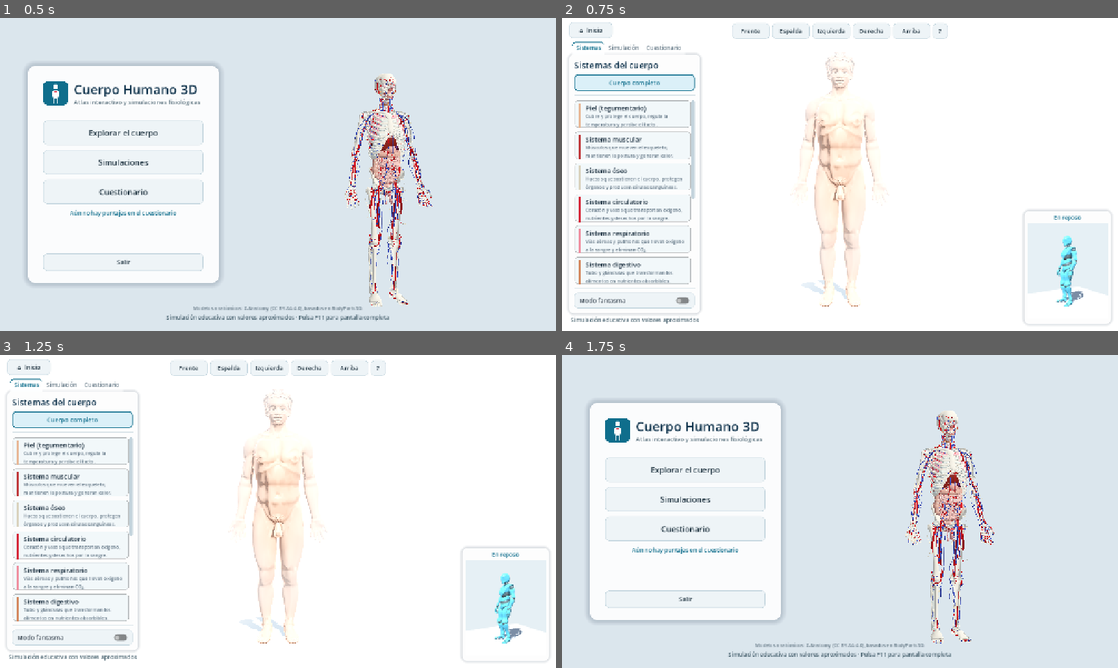
Above: before the commit, frames 1-4 (two rows, left to right).
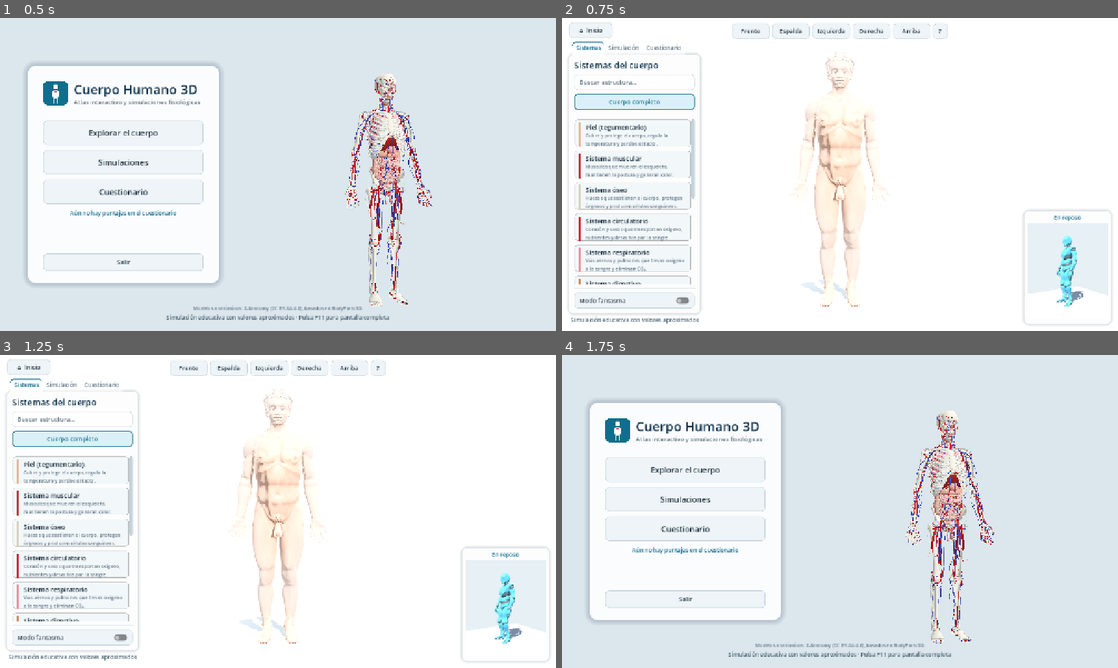
Above: after the commit, the same moments.

Repository: DayronAR/cuerpo-humano-3d
Game: Godot game, scene res://scenes/inicio.tscn
Two runs of this game, one before a commit and one after it. Both use one fixed random seed, a clock stepped at 60 frames per second and the inputs below.
Inputs:
- Up to frame 1 (0.5 s): no input
- Up to frame 2 (0.75 s): click "Explorar el cuerpo" at 0.5 s
- Up to frame 3 (1.25 s): no input
- Up to frame 4 (1.75 s): click "⌂ Inicio" at 1.25 s

Frame 1 is identical in both runs. In frame 2, 6.4% of the frame differs, in the area x 2-24%, y 18-86%; in frame 3, 6.4%; in frame 4, nothing differs.

Commit message:
Buscador de estructuras: llegar a cualquier parte, aunque esté escondida
- Campo 'Buscar estructura…' en la barra lateral: busca entre órganos y las 1140 partes,
  sin importar mayúsculas ni tildes (rinon -> Riñones), en español o inglés
- Al elegir un resultado se muestra su sistema, se selecciona, se aísla y se acerca la cámara
  (resuelve ver martillo, yunque y estribo, que están dentro del hueso temporal)
- data/partes_fichas.json: fichas propias para partes; incluye los tres huesecillos del oído
- Tema: estilos para el campo de texto y la lista de resultados

Co-Authored-By: Claude Opus 5.5 <noreply@anthropic.com>

Diff:
--- /dev/null
+++ b/data/partes_fichas.json
@@ -0,0 +1,26 @@
+{
+  "_comentario": "Fichas propias de algunas partes (opcional). La clave es el id de la parte o su comienzo (vale para ambos lados). Si una parte no está aquí, se muestra la ficha de su órgano.",
+  "partes": {
+    "Craneo__Malleus": {
+      "funcion": "Primer huesecillo del oído medio: está unido al tímpano y recibe sus vibraciones para pasarlas al yunque.",
+      "datos_curiosos": [
+        "Mide unos 8 mm.",
+        "Junto con el yunque y el estribo forma la cadena de huesecillos, que amplifica el sonido unas 20 veces."
+      ]
+    },
+    "Craneo__Incus": {
+      "funcion": "Segundo huesecillo del oído medio: conecta el martillo con el estribo y transmite las vibraciones del sonido.",
+      "datos_curiosos": [
+        "Su nombre en latín (incus) significa yunque, por su forma.",
+        "Los huesecillos son los únicos huesos que alcanzan su tamaño adulto antes de nacer."
+      ]
+    },
+    "Craneo__Stapes": {
+      "funcion": "Tercer huesecillo y el hueso más pequeño del cuerpo: empuja la ventana oval del oído interno y transmite el sonido a la cóclea.",
+      "datos_curiosos": [
+        "Mide unos 3 mm y pesa alrededor de 3 miligramos.",
+        "Su músculo, el estapedio, protege el oído reduciendo su movimiento ante ruidos fuertes."
+      ]
+    }
+  }
+}
--- a/scenes/ui/barra_sistemas.tscn
+++ b/scenes/ui/barra_sistemas.tscn
@@ -36,6 +36,22 @@
 theme_override_font_sizes/font_size = 20
 text = "Sistemas del cuerpo"
 
+[node name="Buscador" type="LineEdit" parent="Contenido"]
+unique_name_in_owner = true
+custom_minimum_size = Vector2(0, 34)
+layout_mode = 2
+tooltip_text = "Busca cualquier estructura (por ejemplo: estribo, fémur, riñón, giro precentral)"
+placeholder_text = "Buscar estructura…"
+clear_button_enabled = true
+
+[node name="Resultados" type="ItemList" parent="Contenido"]
+unique_name_in_owner = true
+visible = false
+custom_minimum_size = Vector2(0, 190)
+layout_mode = 2
+focus_mode = 0
+theme_override_font_sizes/font_size = 13
+
 [node name="BotonCompleto" type="Button" parent="Contenido"]
 unique_name_in_owner = true
 custom_minimum_size = Vector2(0, 38)
--- a/scripts/body_viewer.gd
+++ b/scripts/body_viewer.gd
@@ -99,6 +99,26 @@
 	_parte_actual = null
 	_actualizar_overlay(anterior)
 	seleccion_limpiada.emit()
+
+
+## Lleva a una estructura aunque esté escondida (p. ej. el estribo, dentro del temporal):
+## muestra su sistema, la selecciona, la aísla y acerca la cámara.
+func ir_a_estructura(id_organo: String, id_parte := "") -> void:
+	var organo: Node3D = _organos.get(id_organo)
+	if organo == null:
+		return
+	if not _aislado.is_empty():
+		aislar(false)
+	var sistema: String = organo.get_meta("sistema")
+	if sistema == CAPA_CERRADA:
+		mostrar_cuerpo_completo()
+	else:
+		mostrar_sistema(sistema)
+	var parte: Node3D = null
+	if not id_parte.is_empty():
+		parte = organo.find_child(id_parte, true, false)
+	seleccionar_organo(id_organo, true, parte)
+	aislar(true)
 
 
 ## Muestra SOLO la parte (u órgano) seleccionada y la encuadra; activo = false vuelve a mostrar todo.
--- a/scripts/datos.gd
+++ b/scripts/datos.gd
@@ -9,6 +9,7 @@
 const RUTA_VISUALES := "res://data/visuales.json"
 const RUTA_CUESTIONARIO := "res://data/cuestionario.json"
 const RUTA_PARTES := "res://data/partes.json"
+const RUTA_PARTES_FICHAS := "res://data/partes_fichas.json"
 
 var sistemas: Array = []          ## Lista ordenada de sistemas (cada uno es un Dictionary)
 var orden_capas: Array = []       ## ids de sistema de afuera hacia adentro
@@ -19,6 +20,7 @@
 var visuales: Dictionary = {}     ## Órganos, trayectorias y personaje de las visualizaciones
 var cuestionario: Dictionary = {} ## Preguntas y reglas del modo cuestionario
 var partes: Dictionary = {}       ## id de nodo de la parte -> {nombre, nombre_en, organo} (generado)
+var partes_fichas: Dictionary = {} ## prefijo de id de parte -> {funcion, datos_curiosos} (opcional)
 
 var _sistemas_por_id: Dictionary = {}
 
@@ -35,6 +37,8 @@
 	cuestionario = _cargar_json(RUTA_CUESTIONARIO)
 	if FileAccess.file_exists(RUTA_PARTES):
 		partes = _cargar_json(RUTA_PARTES).get("partes", {})
+	if FileAccess.file_exists(RUTA_PARTES_FICHAS):
+		partes_fichas = _cargar_json(RUTA_PARTES_FICHAS).get("partes", {})
 	for s in sistemas:
 		_sistemas_por_id[s.get("id", "")] = s
 
@@ -59,6 +63,16 @@
 ## Nombre en español de una parte (p. ej. "Estribo (lado derecho)"); "" si no tiene ficha de parte.
 func nombre_parte(id_parte: String) -> String:
 	return partes.get(id_parte, {}).get("nombre", "")
+
+
+## Ficha propia de una parte (por id exacto o por su comienzo), o {} si no tiene.
+func ficha_parte(id_parte: String) -> Dictionary:
+	if id_parte.is_empty():
+		return {}
+	for prefijo in partes_fichas:
+		if id_parte.begins_with(prefijo):
+			return partes_fichas[prefijo]
+	return {}
 
 
 func sistema(id: String) -> Dictionary:
--- a/scripts/main.gd
+++ b/scripts/main.gd
@@ -66,6 +66,8 @@
 	_visor.aislamiento_cambiado.connect(_panel_ficha.mostrar_aislado)
 
 	_barra_sistemas.configurar(Datos.sistemas)
+	_barra_sistemas.configurar_buscador(Datos.organos, Datos.partes, _visor.ids_organos() + _visor.ids_partes())
+	_barra_sistemas.estructura_elegida.connect(_visor.ir_a_estructura)
 	_barra_sistemas.sistema_solicitado.connect(_on_sistema_solicitado)
 	_barra_sistemas.modo_fantasma_cambiado.connect(_visor.establecer_modo_fantasma)
 	_visor.sistema_mostrado.connect(_barra_sistemas.marcar)
@@ -88,7 +90,7 @@
 		_cuestionario.responder(id_organo, id_parte)
 		return
 	_panel_ficha.mostrar(Datos.ficha_organo(id_organo), Datos.nombre_sistema(id_sistema),
-			Datos.color_sistema(id_sistema), Datos.nombre_parte(id_parte))
+			Datos.color_sistema(id_sistema), Datos.nombre_parte(id_parte), Datos.ficha_parte(id_parte))
 
 
 func _on_sistema_solicitado(id_sistema: String) -> void:
--- a/scripts/ui/barra_sistemas.gd
+++ b/scripts/ui/barra_sistemas.gd
@@ -5,12 +5,19 @@
 
 signal sistema_solicitado(id_sistema: String)   ## "" = cuerpo completo
 signal modo_fantasma_cambiado(activo: bool)
+signal estructura_elegida(id_organo: String, id_parte: String)   ## Desde el buscador ("" = órgano completo)
+
+const MAX_RESULTADOS := 40
 
 const ALTO_ELEMENTO := 66
 
 @onready var _lista: VBoxContainer = %Lista
 @onready var _boton_completo: Button = %BotonCompleto
 @onready var _fantasma: CheckButton = %Fantasma
+@onready var _buscador: LineEdit = %Buscador
+@onready var _resultados: ItemList = %Resultados
+
+var _indice_busqueda: Array = []   ## [texto normalizado, nombre visible, id_organo, id_parte]
 
 const COLOR_TEXTO := Color(0.12, 0.2, 0.26)
 const COLOR_TEXTO_SUAVE := Color(0.38, 0.46, 0.52)
@@ -28,6 +35,9 @@
 	_boton_completo.pressed.connect(sistema_solicitado.emit.bind(""))
 	_botones[""] = _boton_completo
 	_fantasma.toggled.connect(modo_fantasma_cambiado.emit)
+	_buscador.text_changed.connect(_buscar)
+	_buscador.text_submitted.connect(func(_t): _elegir(0))
+	_resultados.item_clicked.connect(func(i, _pos, _boton): _elegir(i))
 
 
 func configurar(sistemas: Array) -> void:
@@ -110,3 +120,66 @@
 		boton.add_theme_stylebox_override(estado, caja)
 	for estado in ["font_color", "font_hover_color", "font_pressed_color", "font_hover_pressed_color"]:
 		boton.add_theme_color_override(estado, COLOR_ACENTO if "pressed" in estado else COLOR_TEXTO)
+
+
+# --- Buscador ---------------------------------------------------------------------------
+
+## organos: id -> ficha (organos.json) · partes: id -> {nombre, organo} (partes.json) ·
+## existentes: ids de órganos y partes que tiene el modelo cargado (se ignoran los demás).
+func configurar_buscador(organos: Dictionary, partes: Dictionary, existentes: Array) -> void:
+	_indice_busqueda.clear()
+	var hay := {}
+	for id in existentes:
+		hay[id] = true
+	for id in organos:
+		if hay.has(id):
+			var nombre: String = organos[id].get("nombre", id)
+			_indice_busqueda.append([_normalizar(nombre), nombre, id, ""])
+	for id in partes:
+		if hay.has(id):
+			var p: Dictionary = partes[id]
+			var nombre: String = p.get("nombre", id)
+			var organo: String = p.get("organo", "")
+			var texto := "%s  ·  %s" % [nombre, organos.get(organo, {}).get("nombre", organo)]
+			_indice_busqueda.append([_normalizar(nombre + " " + p.get("nombre_en", "")), texto, organo, id])
+
+
+func _buscar(texto: String) -> void:
+	_resultados.clear()
+	var consulta := _normalizar(texto.strip_edges())
+	_resultados.visible = consulta.length() >= 2
+	if not _resultados.visible:
+		return
+	var palabras := consulta.split(" ", false)
+	var empiezan := []
+	var contienen := []
+	for entrada in _indice_busqueda:
+		var ok := true
+		for palabra in palabras:
+			if not entrada[0].contains(palabra):
+				ok = false
+				break
+		if ok:
+			(empiezan if entrada[0].begins_with(palabras[0]) else contienen).append(entrada)
+	for entrada in (empiezan + contienen).slice(0, MAX_RESULTADOS):
+		var i := _resultados.add_item(entrada[1])
+		_resultados.set_item_metadata(i, [entrada[2], entrada[3]])
+		_resultados.set_item_tooltip(i, entrada[1])
+	if _resultados.item_count == 0:
+		_resultados.add_item("Sin resultados")
+		_resultados.set_item_disabled(0, true)
+
+
+func _elegir(indice: int) -> void:
+	if indice < 0 or indice >= _resultados.item_count or _resultados.is_item_disabled(indice):
+		return
+	var datos: Array = _resultados.get_item_metadata(indice)
+	estructura_elegida.emit(datos[0], datos[1])
+
+
+## Minúsculas y sin tildes, para que "rinon" encuentre "riñón" y "femur" encuentre "fémur".
+static func _normalizar(texto: String) -> String:
+	var t := texto.to_lower()
+	for par in [["á", "a"], ["é", "e"], ["í", "i"], ["ó", "o"], ["ú", "u"], ["ü", "u"], ["ñ", "n"]]:
+		t = t.replace(par[0], par[1])
+	return t
--- a/scripts/ui/panel_ficha.gd
+++ b/scripts/ui/panel_ficha.gd
@@ -23,7 +23,9 @@
 
 ## ficha: {nombre, funcion, datos_curiosos[]} del órgano · nombre_sistema/color_sistema para la
 ## etiqueta · nombre_parte: si se eligió una parte del órgano (p. ej. "Estribo"), es el título.
-func mostrar(ficha: Dictionary, nombre_sistema: String, color_sistema: Color, nombre_parte := "") -> void:
+## ficha_parte: ficha propia de la parte (opcional); reemplaza función y datos del órgano.
+func mostrar(ficha: Dictionary, nombre_sistema: String, color_sistema: Color, nombre_parte := "",
+		ficha_parte: Dictionary = {}) -> void:
 	if nombre_parte.is_empty():
 		_titulo.text = ficha.get("nombre", "")
 		_sistema.text = nombre_sistema
@@ -32,6 +34,8 @@
 		_sistema.text = "Parte de: %s · %s" % [ficha.get("nombre", ""), nombre_sistema]
 	mostrar_aislado(false)
 	_marca_color.color = color_sistema
+	if not ficha_parte.is_empty():
+		ficha = ficha_parte
 	_funcion.text = ficha.get("funcion", "")
 	var lineas := PackedStringArray()
 	for dato in ficha.get("datos_curiosos", []):
--- a/tools/generar_tema.gd
+++ b/tools/generar_tema.gd
@@ -78,6 +78,28 @@
 	t.set_stylebox("grabber_pressed", "VScrollBar", _caja(PRIMARIO, PRIMARIO, 4, 0))
 	t.set_stylebox("scroll", "VScrollBar", _caja(Color(0, 0, 0, 0), Color(0, 0, 0, 0), 4, 0))
 
+	# --- Campo de texto (buscador) ---
+	t.set_stylebox("normal", "LineEdit", _caja(BLANCO, BORDE))
+	t.set_stylebox("focus", "LineEdit", _caja(Color(0, 0, 0, 0), PRIMARIO))
+	t.set_color("font_color", "LineEdit", TEXTO)
+	t.set_color("font_placeholder_color", "LineEdit", TEXTO_SUAVE)
+	t.set_color("clear_button_color", "LineEdit", TEXTO_SUAVE)
+	t.set_color("clear_button_color_pressed", "LineEdit", PRIMARIO)
+	t.set_color("caret_color", "LineEdit", PRIMARIO)
+
+	# --- Lista de resultados ---
+	t.set_stylebox("panel", "ItemList", _caja(Color("f7fafb"), BORDE, 8, 4))
+	t.set_stylebox("focus", "ItemList", StyleBoxEmpty.new())
+	t.set_stylebox("hovered", "ItemList", _caja(FONDO_BOTON_HOVER, Color(0, 0, 0, 0), 6, 2))
+	t.set_stylebox("selected", "ItemList", _caja(PRIMARIO_SUAVE, Color(0, 0, 0, 0), 6, 2))
+	t.set_stylebox("selected_focus", "ItemList", _caja(PRIMARIO_SUAVE, Color(0, 0, 0, 0), 6, 2))
+	t.set_stylebox("cursor", "ItemList", StyleBoxEmpty.new())
+	t.set_stylebox("cursor_unfocused", "ItemList", StyleBoxEmpty.new())
+	t.set_color("font_color", "ItemList", TEXTO)
+	t.set_color("font_hovered_color", "ItemList", PRIMARIO_OSCURO)
+	t.set_color("font_selected_color", "ItemList", PRIMARIO_OSCURO)
+	t.set_color("guide_color", "ItemList", Color("e6edf1"))
+
 	# --- Barra de progreso ---
 	t.set_stylebox("background", "ProgressBar", _caja(Color("e3ebef"), Color(0, 0, 0, 0), 4, 0))
 	t.set_stylebox("fill", "ProgressBar", _caja(PRIMARIO, Color(0, 0, 0, 0), 4, 0))
--- a/ui/tema.tres
+++ b/ui/tema.tres
@@ -85,7 +85,97 @@
 [sub_resource type="StyleBoxLine" id="StyleBoxLine_pephn"]
 color = Color(0.85882354, 0.8980392, 0.91764706, 1)
 
-[sub_resource type="StyleBoxFlat" id="StyleBoxFlat_almh2"]
+[sub_resource type="StyleBoxEmpty" id="StyleBoxEmpty_almh2"]
+
+[sub_resource type="StyleBoxEmpty" id="StyleBoxEmpty_gj4op"]
+
+[sub_resource type="StyleBoxEmpty" id="StyleBoxEmpty_pqbkb"]
+
+[sub_resource type="StyleBoxFlat" id="StyleBoxFlat_77kal"]
+content_margin_left = 6.0
+content_margin_top = 2.0
+content_margin_right = 6.0
+content_margin_bottom = 2.0
+bg_color = Color(0.88235295, 0.93333334, 0.9529412, 1)
+border_color = Color(0, 0, 0, 0)
+corner_radius_top_left = 6
+corner_radius_top_right = 6
+corner_radius_bottom_right = 6
+corner_radius_bottom_left = 6
+
+[sub_resource type="StyleBoxFlat" id="StyleBoxFlat_n6u8n"]
+content_margin_left = 8.0
+content_margin_top = 4.0
+content_margin_right = 8.0
+content_margin_bottom = 4.0
+bg_color = Color(0.96862745, 0.98039216, 0.9843137, 1)
+border_width_left = 1
+border_width_top = 1
+border_width_right = 1
+border_width_bottom = 1
+border_color = Color(0.7882353, 0.8509804, 0.88235295, 1)
+corner_radius_top_left = 8
+corner_radius_top_right = 8
+corner_radius_bottom_right = 8
+corner_radius_bottom_left = 8
+
+[sub_resource type="StyleBoxFlat" id="StyleBoxFlat_wep4w"]
+content_margin_left = 6.0
+content_margin_top = 2.0
+content_margin_right = 6.0
+content_margin_bottom = 2.0
+bg_color = Color(0.8627451, 0.92941177, 0.9529412, 1)
+border_color = Color(0, 0, 0, 0)
+corner_radius_top_left = 6
+corner_radius_top_right = 6
+corner_radius_bottom_right = 6
+corner_radius_bottom_left = 6
+
+[sub_resource type="StyleBoxFlat" id="StyleBoxFlat_38pyx"]
+content_margin_left = 6.0
+content_margin_top = 2.0
+content_margin_right = 6.0
+content_margin_bottom = 2.0
+bg_color = Color(0.8627451, 0.92941177, 0.9529412, 1)
+border_color = Color(0, 0, 0, 0)
+corner_radius_top_left = 6
+corner_radius_top_right = 6
+corner_radius_bottom_right = 6
+corner_radius_bottom_left = 6
+
+[sub_resource type="StyleBoxFlat" id="StyleBoxFlat_yhbr7"]
+content_margin_left = 12.0
+content_margin_top = 8.0
+content_margin_right = 12.0
+content_margin_bottom = 8.0
+bg_color = Color(0, 0, 0, 0)
+border_width_left = 1
+border_width_top = 1
+border_width_right = 1
+border_width_bottom = 1
+border_color = Color(0.05882353, 0.43137255, 0.54901963, 1)
+corner_radius_top_left = 8
+corner_radius_top_right = 8
+corner_radius_bottom_right = 8
+corner_radius_bottom_left = 8
+
+[sub_resource type="StyleBoxFlat" id="StyleBoxFlat_uaegw"]
+content_margin_left = 12.0
+content_margin_top = 8.0
+content_margin_right = 12.0
+content_margin_bottom = 8.0
+bg_color = Color(1, 1, 1, 1)
+border_width_left = 1
+border_width_top = 1
+border_width_right = 1
+border_width_bottom = 1
+border_color = Color(0.7882353, 0.8509804, 0.88235295, 1)
+corner_radius_top_left = 8
+corner_radius_top_right = 8
+corner_radius_bottom_right = 8
+corner_radius_bottom_left = 8
+
+[sub_resource type="StyleBoxFlat" id="StyleBoxFlat_8s4og"]
 content_margin_left = 16.0
 content_margin_top = 12.0
 content_margin_right = 16.0
@@ -277,23 +367,41 @@
 CheckButton/colors/font_hover_pressed_color = Color(0.05882353, 0.43137255, 0.54901963, 1)
 CheckButton/colors/font_pressed_color = Color(0.05882353, 0.43137255, 0.54901963, 1)
 HSeparator/styles/separator = SubResource("StyleBoxLine_pephn")
+ItemList/colors/font_color = Color(0.12156863, 0.2, 0.2509804, 1)
+ItemList/colors/font_hovered_color = Color(0.043137256, 0.3372549, 0.4392157, 1)
+ItemList/colors/font_selected_color = Color(0.043137256, 0.3372549, 0.4392157, 1)
+ItemList/colors/guide_color = Color(0.9019608, 0.92941177, 0.94509804, 1)
+ItemList/styles/cursor = SubResource("StyleBoxEmpty_almh2")
+ItemList/styles/cursor_unfocused = SubResource("StyleBoxEmpty_gj4op")
+ItemList/styles/focus = SubResource("StyleBoxEmpty_pqbkb")
+ItemList/styles/hovered = SubResource("StyleBoxFlat_77kal")
+ItemList/styles/panel = SubResource("StyleBoxFlat_n6u8n")
+ItemList/styles/selected = SubResource("StyleBoxFlat_wep4w")
+ItemList/styles/selected_focus = SubResource("StyleBoxFlat_38pyx")
 Label/colors/font_color = Color(0.12156863, 0.2, 0.2509804, 1)
-Panel/styles/panel = SubResource("StyleBoxFlat_almh2")
-PanelContainer/styles/panel = SubResource("StyleBoxFlat_gj4op")
-ProgressBar/styles/background = SubResource("StyleBoxFlat_pqbkb")
-ProgressBar/styles/fill = SubResource("StyleBoxFlat_77kal")
+LineEdit/colors/caret_color = Color(0.05882353, 0.43137255, 0.54901963, 1)
+LineEdit/colors/clear_button_color = Color(0.3647059, 0.44705883, 0.5019608, 1)
+LineEdit/colors/clear_button_color_pressed = Color(0.05882353, 0.43137255, 0.54901963, 1)
+LineEdit/colors/font_color = Color(0.12156863, 0.2, 0.2509804, 1)
+LineEdit/colors/font_placeholder_color = Color(0.3647059, 0.44705883, 0.5019608, 1)
+LineEdit/styles/focus = SubResource("StyleBoxFlat_yhbr7")
+LineEdit/styles/normal = SubResource("StyleBoxFlat_uaegw")
+Panel/styles/panel = SubResource("StyleBoxFlat_8s4og")
+PanelContainer/styles/panel = SubResource("StyleBoxFlat_vq0hv")
+ProgressBar/styles/background = SubResource("StyleBoxFlat_resln")
+ProgressBar/styles/fill = SubResource("StyleBoxFlat_0w7ma")
 TabContainer/colors/font_hovered_color = Color(0.12156863, 0.2, 0.2509804, 1)
 TabContainer/colors/font_selected_color = Color(0.05882353, 0.43137255, 0.54901963, 1)
 TabContainer/colors/font_unselected_color = Color(0.3647059, 0.44705883, 0.5019608, 1)
 TabContainer/font_sizes/font_size = 13
-TabContainer/styles/panel = SubResource("StyleBoxFlat_n6u8n")
-TabContainer/styles/tab_hovered = SubResource("StyleBoxFlat_wep4w")
-TabContainer/styles/tab_selected = SubResource("StyleBoxFlat_38pyx")
-TabContainer/styles/tab_unselected = SubResource("StyleBoxFlat_yhbr7")
+TabContainer/styles/panel = SubResource("StyleBoxFlat_vmmay")
+TabContainer/styles/tab_hovered = SubResource("StyleBoxFlat_0k8we")
+TabContainer/styles/tab_selected = SubResource("StyleBoxFlat_51iet")
+TabContainer/styles/tab_unselected = SubResource("StyleBoxFlat_usn20")
 TooltipLabel/colors/font_color = Color(1, 1, 1, 1)
 TooltipLabel/font_sizes/font_size = 13
-TooltipPanel/styles/panel = SubResource("StyleBoxFlat_uaegw")
-VScrollBar/styles/grabber = SubResource("StyleBoxFlat_8s4og")
-VScrollBar/styles/grabber_highlight = SubResource("StyleBoxFlat_vq0hv")
-VScrollBar/styles/grabber_pressed = SubResource("StyleBoxFlat_resln")
-VScrollBar/styles/scroll = SubResource("StyleBoxFlat_0w7ma")
+TooltipPanel/styles/panel = SubResource("StyleBoxFlat_3s03d")
+VScrollBar/styles/grabber = SubResource("StyleBoxFlat_ffrvx")
+VScrollBar/styles/grabber_highlight = SubResource("StyleBoxFlat_lycpo")
+VScrollBar/styles/grabber_pressed = SubResource("StyleBoxFlat_i3uml")
+VScrollBar/styles/scroll = SubResource("StyleBoxFlat_1drd8")
Not shown: 12 places in ui/tema.tres that only renumber resources
